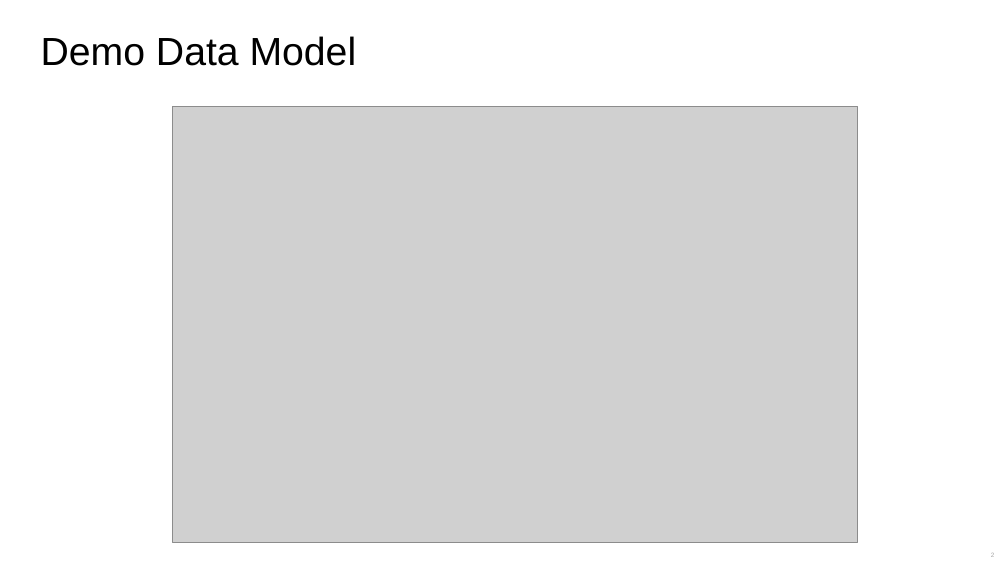
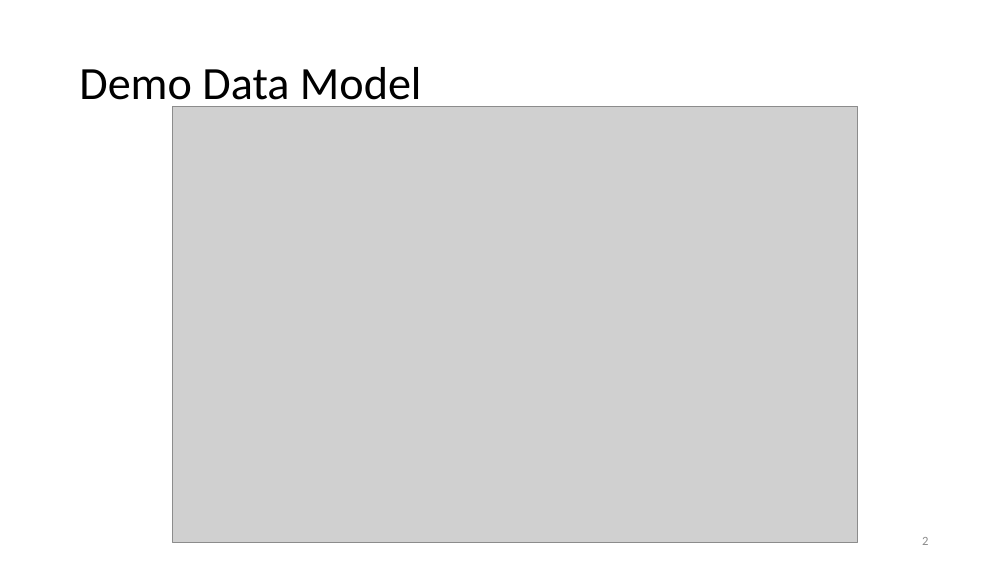
Before and after one commit to jwooley/RecipeWebApi, a slide deck: slide 2 of EFPerf.pptx. Drawn at 1008x567 pixels with LibreOffice and Linux fonts; fonts in the diff are those of the drawing; grey boxes stand for pictures. Boxes give left, top, right and bottom in pixels: in the first picture for what was removed or moved away, otherwise in the second. Text is boxed around its words. In the diff, an @@ line names an element or a change of style, - is before the commit and + after.

```diff
--- a/EFPerf.pptx
+++ b/EFPerf.pptx
@@ title "Demo Data Model": place and size @@
-title "Demo Data Model" at [41,36,357,66]
+title "Demo Data Model" at [79,67,422,111]
@@ title "Demo Data Model" at [79,67,422,111]: size 28 to 33 pt, font Arial to Calibri; vertical alignment top to middle @@
@@ page number: place and size @@
-page number at [991,553,995,557]
+page number at [922,537,928,545]
@@ page number at [922,537,928,545]: size 4.5 to 9 pt, font Arial to Calibri, text colour #A6A6A6 to #8C8C8C @@
```
Also in this commit, not shown: 13 other slides changed, 6 slides added, 1 slide removed.
